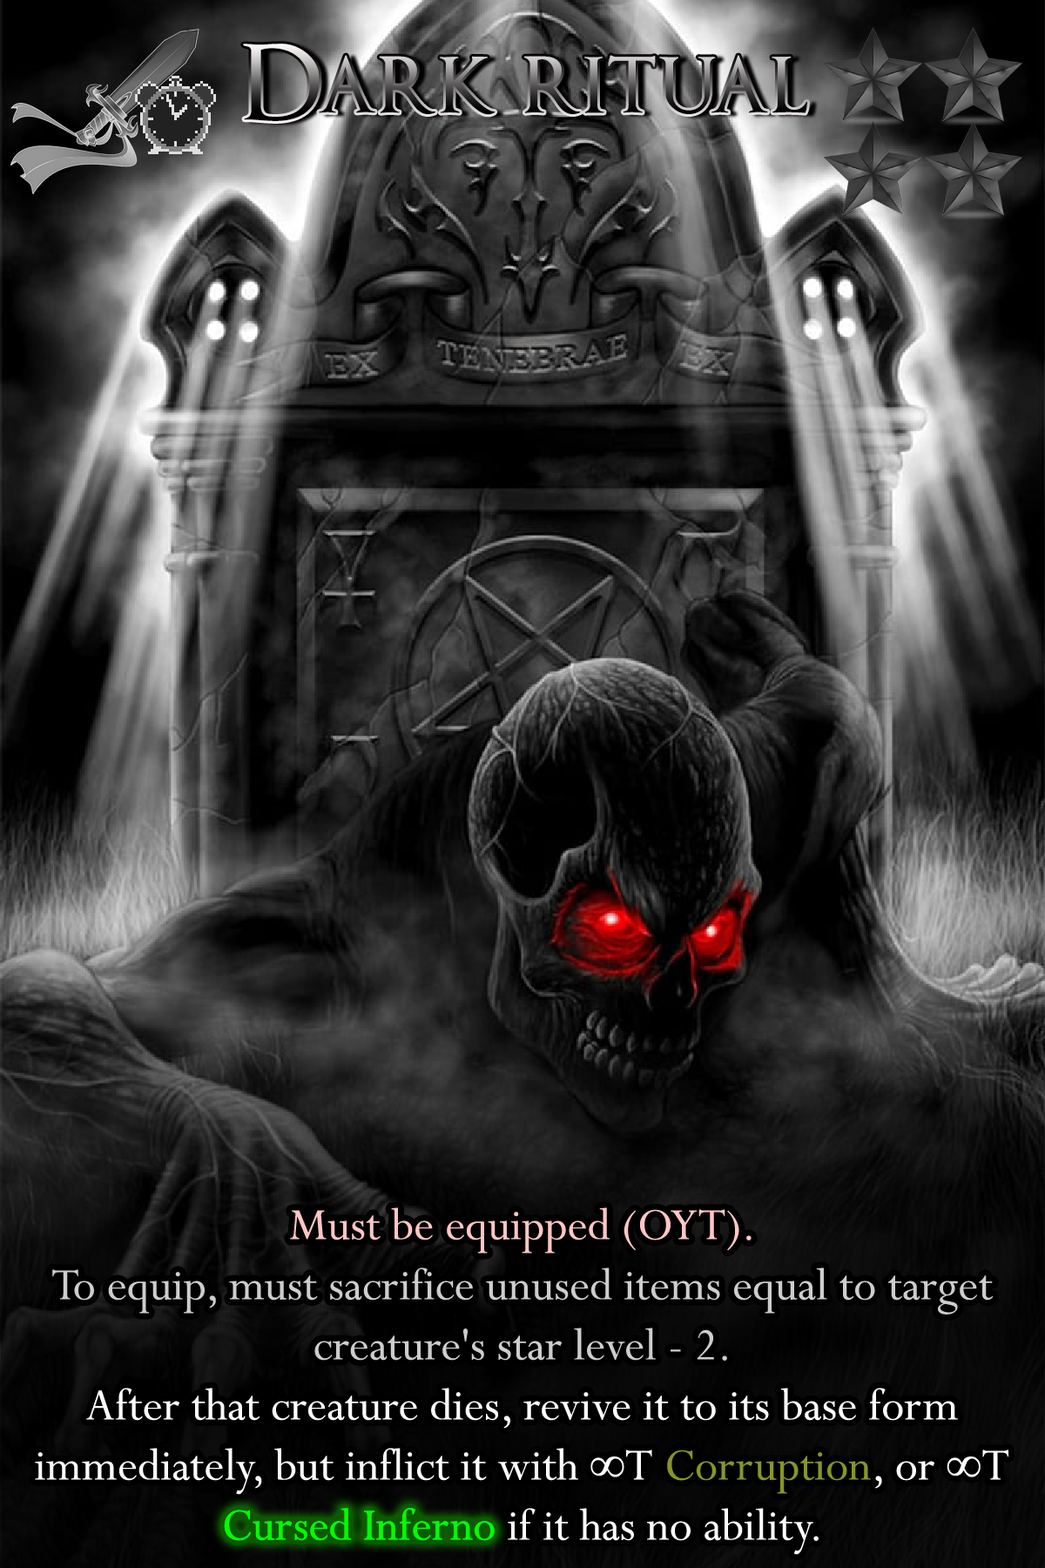
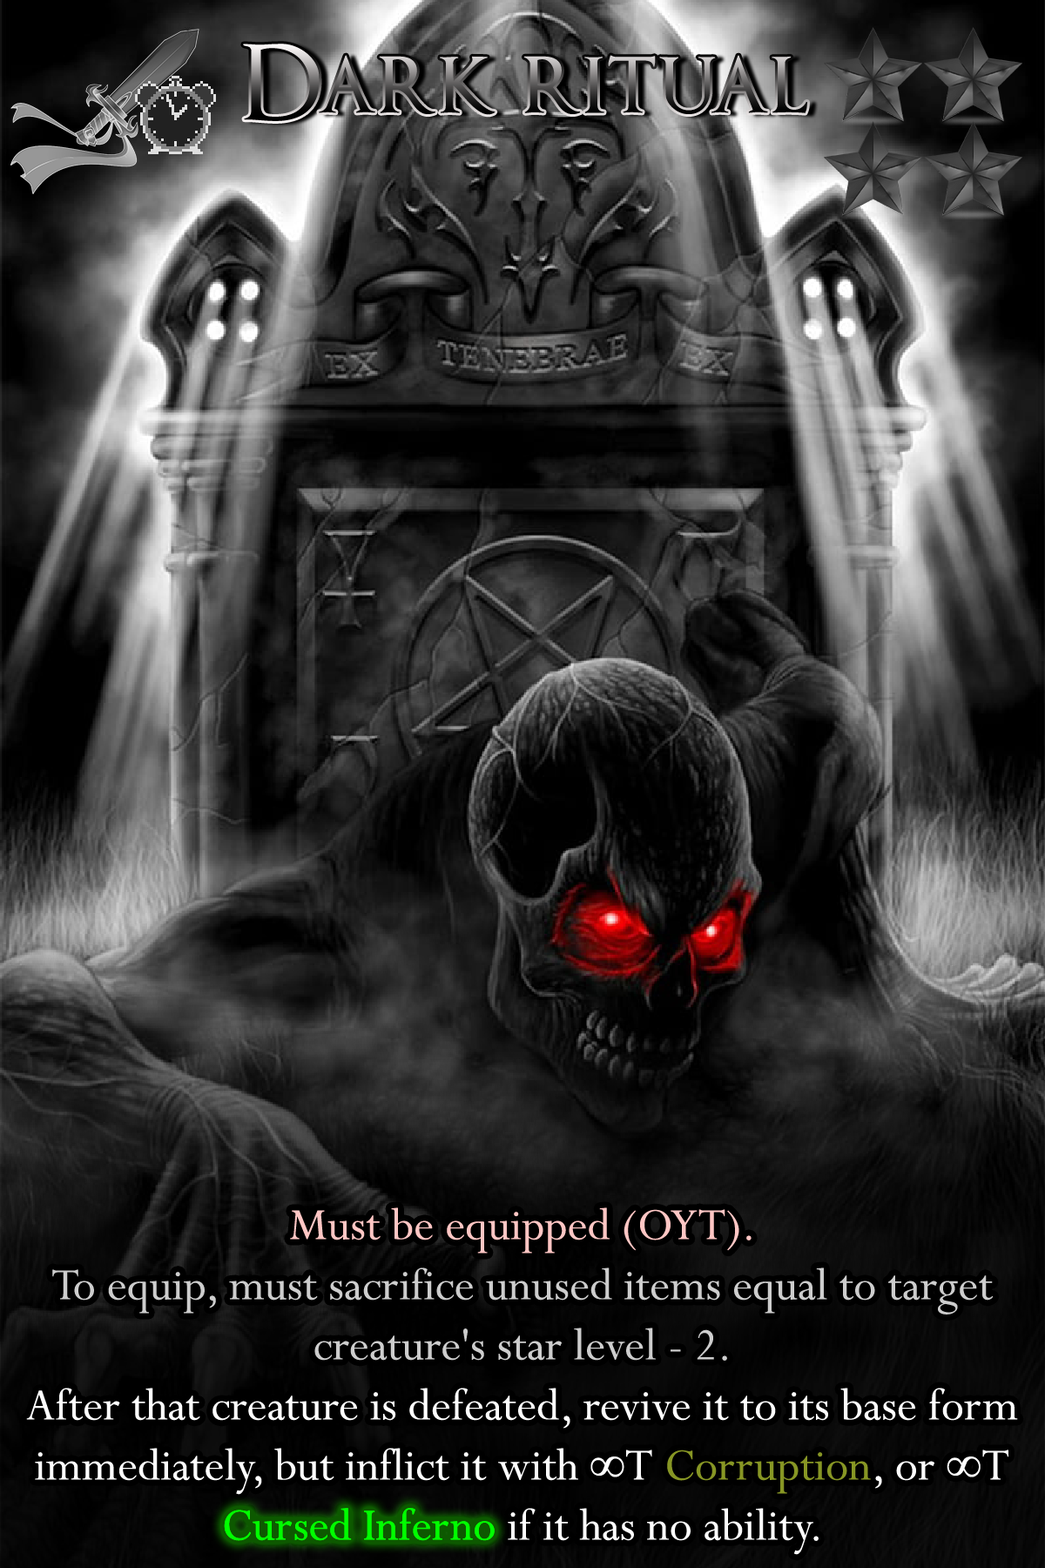
Layers edited between the first and the second 1045 × 1568 image:
painted on "Ability" over <box>26,1387,1019,1429</box>